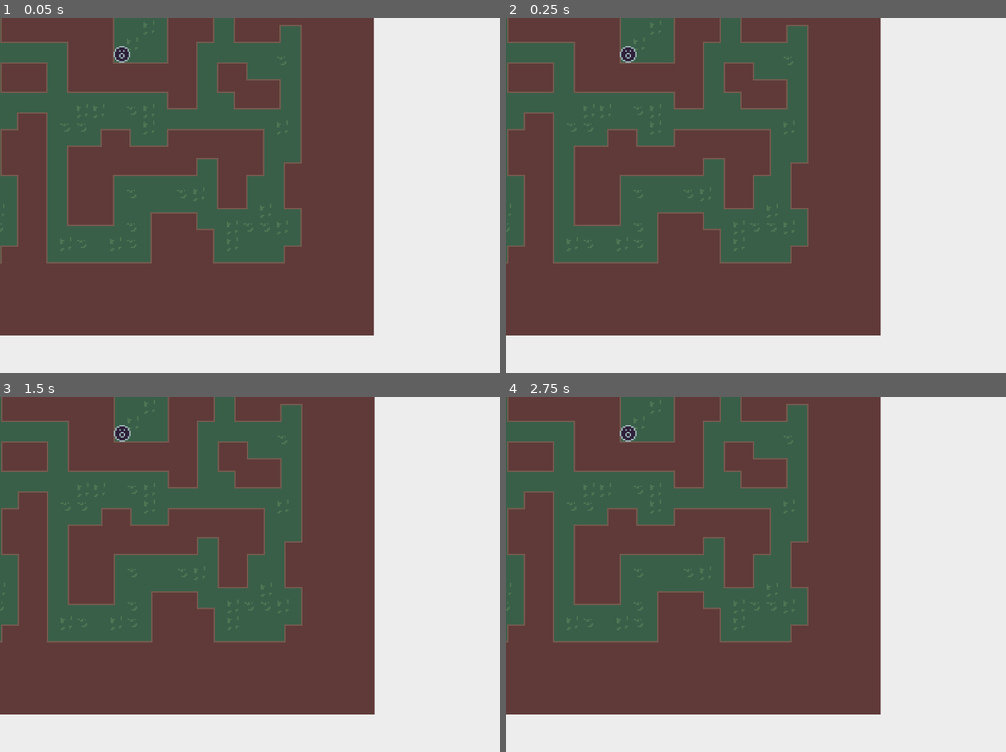
Above: before the commit, frames 1-4 (two rows, left to right).
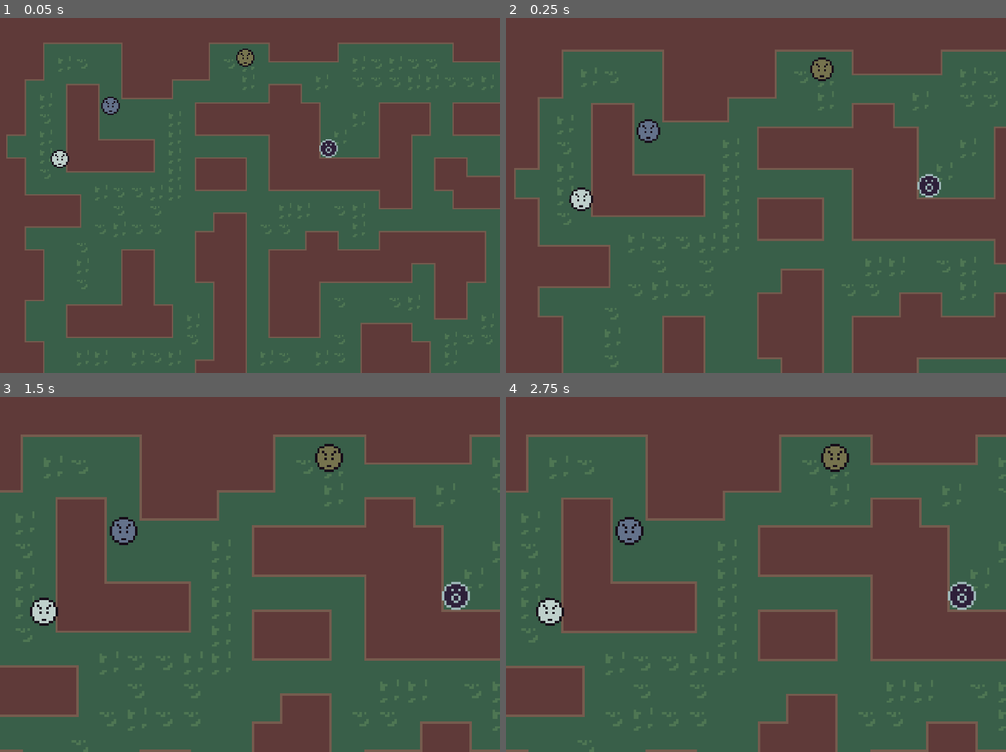
Above: after the commit, the same moments.

Repository: TeamGalileoRobotics/tilde
Game: Godot game, scene res://root.tscn
Two runs of this game, one before a commit and one after it. Both use one fixed random seed, a clock stepped at 60 frames per second and the inputs below.
Inputs:
- Up to frame 1 (0.05 s): no input
- Up to frame 2 (0.25 s): no input
- Up to frame 3 (1.5 s): no input
- Up to frame 4 (2.75 s): tap Enter at 2 s

The runs differ from the first frame. In frame 1, 68% of the frame differs, in the area x 0-100%, y 0-100%; in frame 2, 71%; in frame 3, 73%; in frame 4, 73%.

Commit message:
Implement smooth zoom

Diff:
--- a/camera.gd
+++ b/camera.gd
@@ -1,4 +1,9 @@
 extends Camera2D
+
+export var min_zoom = 0.1
+export var max_zoom = 1
+export var margin = 150
+export var zoom_smoothness = 5
 
 var players
 
@@ -10,10 +15,10 @@
 # Called every frame. 'delta' is the elapsed time since the previous frame.
 func _process(delta):
 	# Calculate bbox center
-	var min_x = 1e9
-	var min_y = 1e9
-	var max_x = -1e9
-	var max_y = -1e9
+	var min_x = INF
+	var min_y = INF
+	var max_x = -INF
+	var max_y = -INF
 
 	for player in players:
 		min_x = min(min_x, player.position.x)
@@ -21,4 +26,11 @@
 		max_x = max(max_x, player.position.x)
 		max_y = max(max_y, player.position.y)
 
-	self.offset = Vector2((min_x + max_x) / 2.0, (min_y + max_y) / 2.0)
+	self.position = Vector2((min_x + max_x) / 2.0, (min_y + max_y) / 2.0)
+
+	# Calculate zoom level
+	var screen_size = self.get_viewport_rect().size
+	var x_fac = (max_x - min_x + margin) / screen_size.x
+	var y_fac = (max_y - min_y + margin) / screen_size.y
+	var val = max(min(max(x_fac, y_fac), max_zoom), min_zoom)
+	self.zoom = self.zoom.linear_interpolate(Vector2(1, 1) * val, zoom_smoothness * delta)
